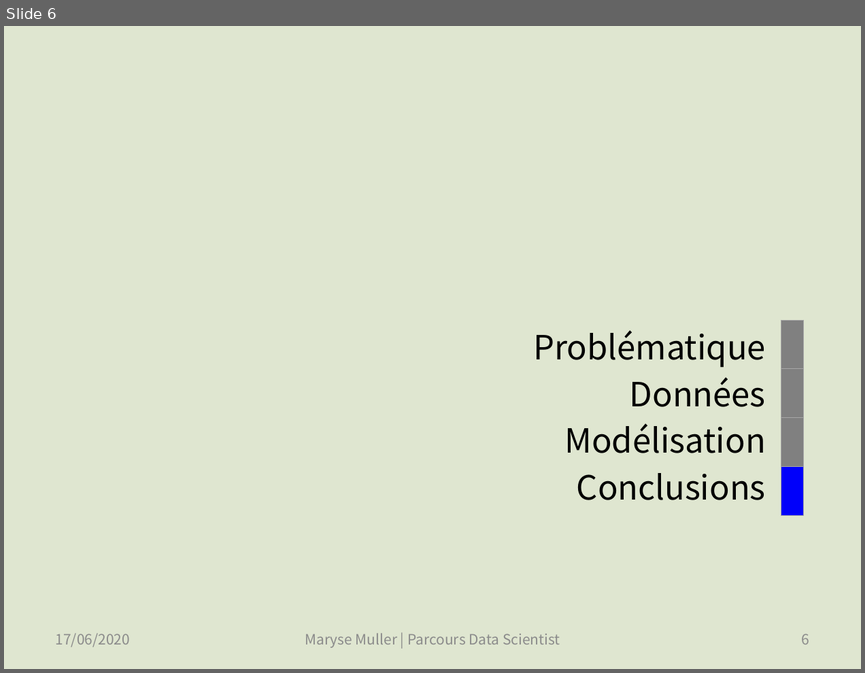
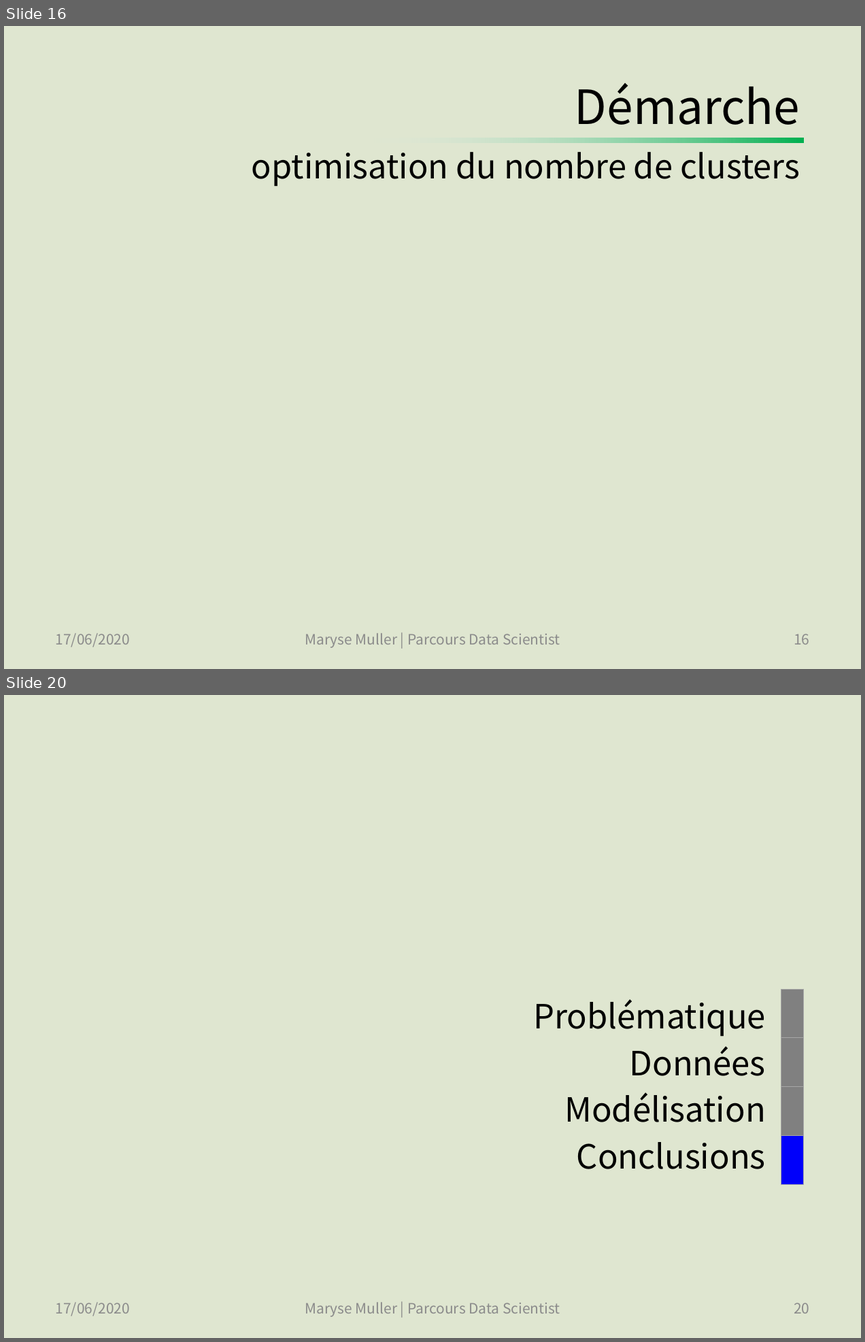
Before and after one commit to SmellyArmure/OC_DS_Project5, a slide deck: PRESENTATION/Projet5.pptx. Shown one above the other, each under a label of ours: slide 6 before the commit, slides 16 and 20 after it; the slides between them are not shown. The pictures are 865x673 and 865x1342 pixels, drawn with LibreOffice and Linux fonts; fonts in the diff are those of the drawing. Boxes give left, top, right and bottom in pixels: in the first picture for what was removed or moved away, otherwise in the second. Text is boxed around its words. In the diff, an @@ line names an element or a change of style, - is before the commit and + after.

Commit message:
P5_Clustering : découvert que la transformation UMAP (malgré random_state fixé) est responsable d'une instabilité des clusters dans le temps trop grande, malgré un sens métier pertinent des clusters.... Version avant refonte pour pouvoir expérimenter plus rapidement plusieurs configuration | Presentation: crée les slides.

```diff
--- a/PRESENTATION/Projet5.pptx
+++ b/PRESENTATION/Projet5.pptx
@@ slide 16 added at bbox=[4, 26, 861, 669], background #DFE6D0 @@
@@ title added at bbox=[252, 83, 800, 186], 27.9 pt, text #000000 @@
+Démarche
+optimisation du nombre de clusters
@@ rectangle added at bbox=[362, 138, 804, 142], fill gradient #00B050 to #E6EDF0 @@
@@ text added at bbox=[56, 633, 130, 647], 12 pt, text #8C8C8C @@
+17/06/2020
@@ text added at bbox=[305, 633, 560, 648], 12 pt, text #8C8C8C @@
+Maryse Muller | Parcours Data Scientist
@@ page number added at bbox=[793, 633, 809, 644], 12 pt, text #8C8C8C @@
+16
@@ what was slide 6 is now slide 20 @@
@@ page number at bbox=[793, 1302, 809, 1313]: text changed @@
-6
+20
```
Also in this commit, not shown: 4 slides changed, 13 other slides added, 1 other file.
